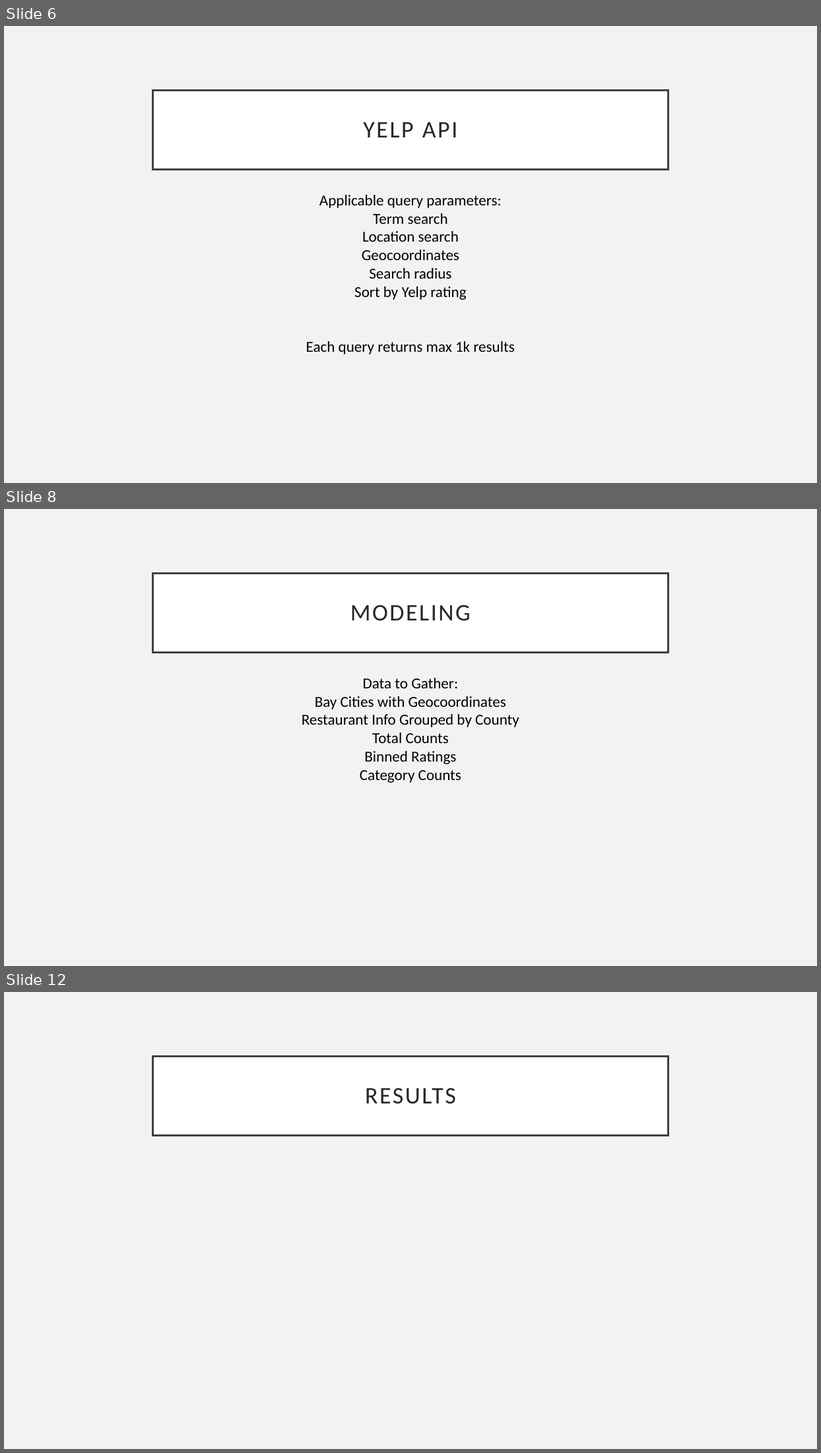
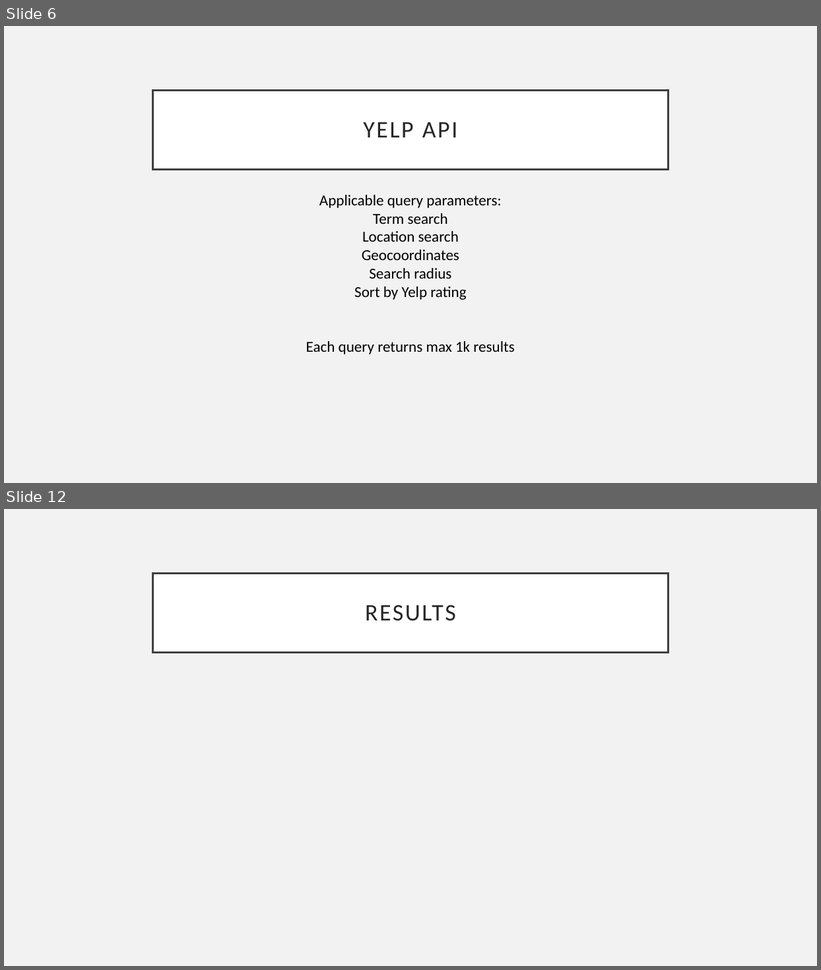
Before and after one commit to lquasem/Project-1, a slide deck: All food in the hood.pptx. Shown one above the other, each under a label of ours: slides 6, 8 and 12 before the commit, slides 6 and 12 after it; the slides between them are not shown. The pictures are 821x1453 and 821x970 pixels, drawn with LibreOffice and Linux fonts; fonts in the diff are those of the drawing. Boxes give left, top, right and bottom in pixels: in the first picture for what was removed or moved away, otherwise in the second. Text is boxed around its words. In the diff, an @@ line names an element or a change of style, - is before the commit and + after.

```diff
--- a/All food in the hood.pptx
+++ b/All food in the hood.pptx
@@ slide 8 removed at (4,509,817,966), background #F2F2F2 @@
@@ title removed at (153,573,668,652) @@
-MODELING
@@ text removed at (302,678,519,783) @@
-Data to Gather:
-Bay Cities with Geocoordinates
-Restaurant Info Grouped by County
-Total Counts
-Binned Ratings
-Category Counts
```
Also in this commit, not shown: 7 slides changed, 1 slide added.
